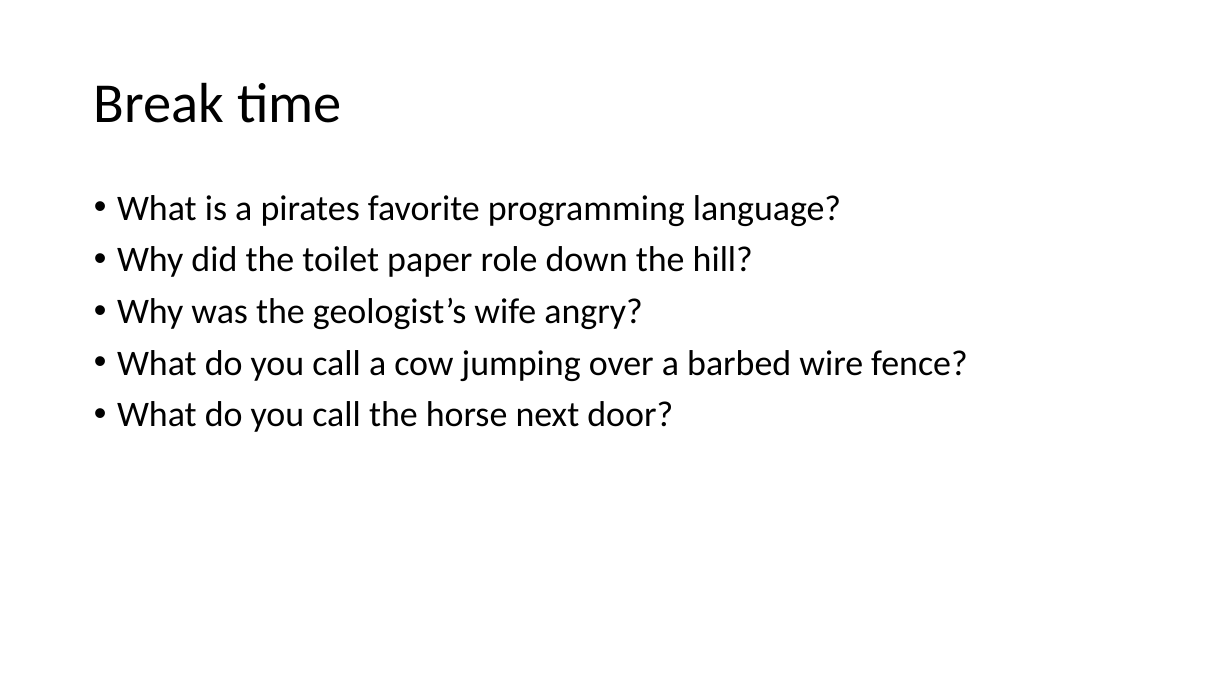
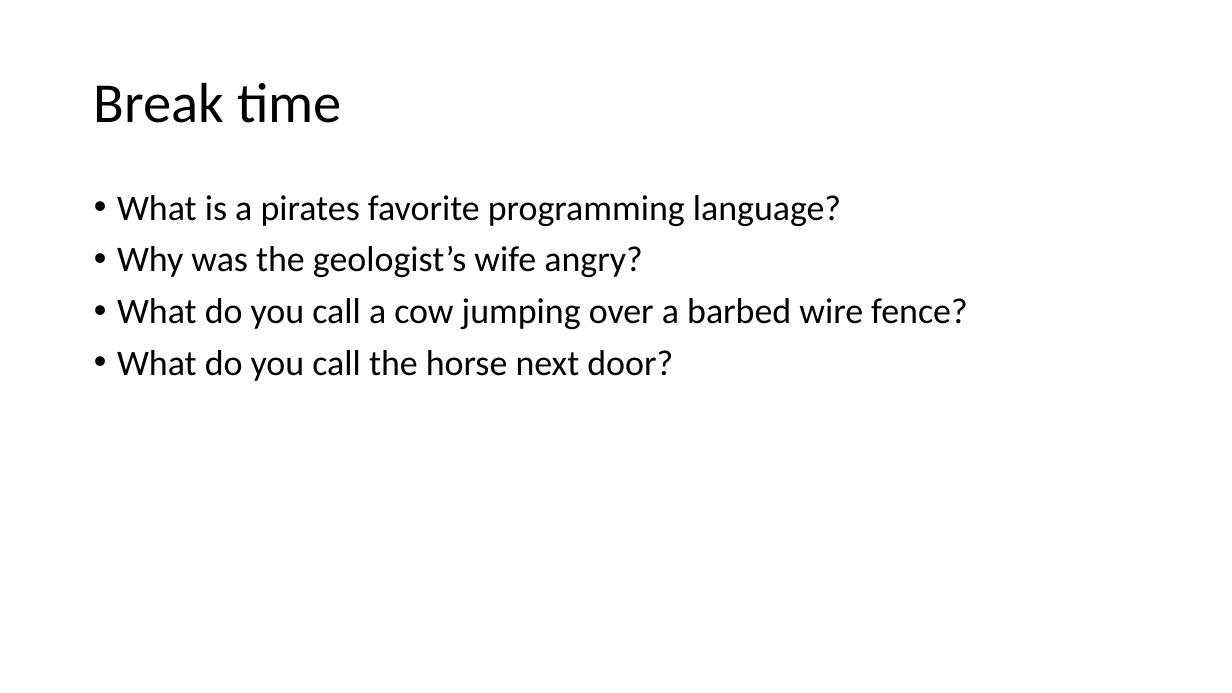
Before and after one commit to ter56/September2_2021_class, a slide deck: slide 37 of AdditiveModels_9_2_2021.pptx (slide 34 before the commit). Drawn at 1232x693 pixels with LibreOffice and Linux fonts; fonts in the diff are those of the drawing. Boxes give left, top, right and bottom in pixels: in the first picture for what was removed or moved away, otherwise in the second. Text is boxed around its words. In the diff, an @@ line names an element or a change of style, - is before the commit and + after.

```diff
--- a/AdditiveModels_9_2_2021.pptx
+++ b/AdditiveModels_9_2_2021.pptx
@@ text at [117, 246, 753, 277]: paragraph removed @@
-• Why did the toilet paper role down the hill?
```
Also in this commit, not shown: 9 other slides changed, 3 slides added, 1 other file.
